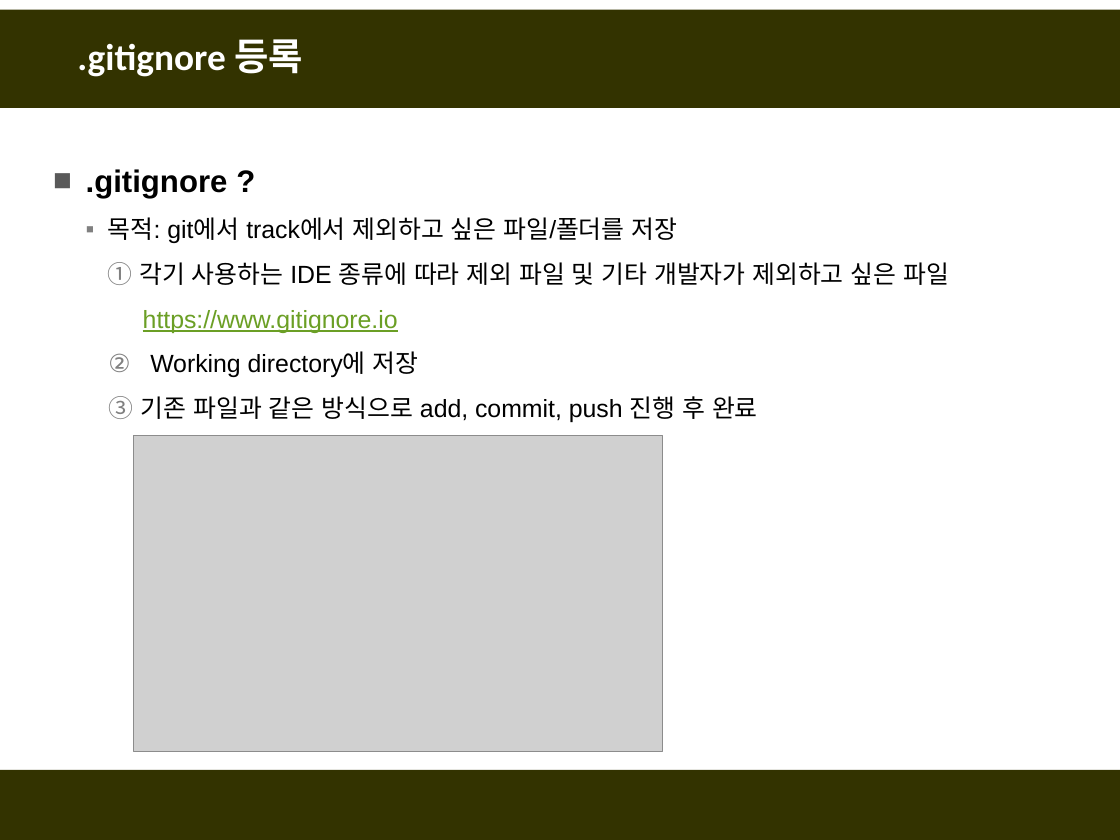
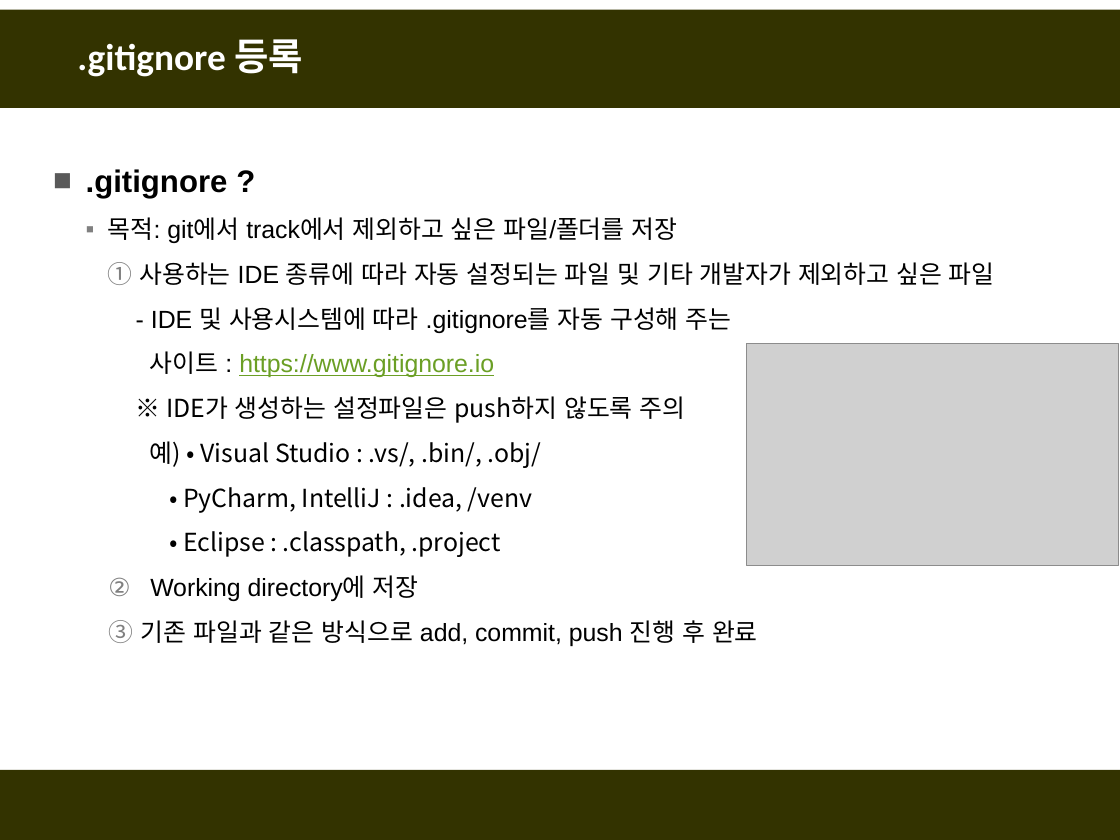
Before and after one commit to fasthill/github-lecture, a slide deck: slide 3 of git및github첫걸음10-readme-gitignore.pptx. Drawn at 1120x840 pixels with LibreOffice and Linux fonts; fonts in the diff are those of the drawing; grey boxes stand for pictures. Boxes give left, top, right and bottom in pixels: in the first picture for what was removed or moved away, otherwise in the second. Text is boxed around its words. In the diff, an @@ line names an element or a change of style, - is before the commit and + after.

```diff
--- a/git및github첫걸음10-readme-gitignore.pptx
+++ b/git및github첫걸음10-readme-gitignore.pptx
@@ text at (139, 262, 995, 557): text changed; font Arial to Noto Sans CJK KR @@
-  1. 각기 사용하는 IDE 종류에 따라 제외 파일 및 기타 개발자가 제외하고 싶은 파일
-  https://www.gitignore.io
+  1. 사용하는 IDE 종류에 따라 자동 설정되는 파일 및 기타 개발자가 제외하고 싶은 파일
+  - IDE 및 사용시스템에 따라 .gitignore를 자동 구성해 주는
+  사이트 : https://www.gitignore.io
+  ※ IDE가 생성하는 설정파일은 push하지 않도록 주의
+  예) • Visual Studio : .vs/, .bin/, .obj/
+  • PyCharm, IntelliJ : .idea, /venv
+  • Eclipse : .classpath, .project
@@ picture: place and size @@
-picture at (133, 436, 663, 752)
+picture at (746, 344, 1118, 566)
```
